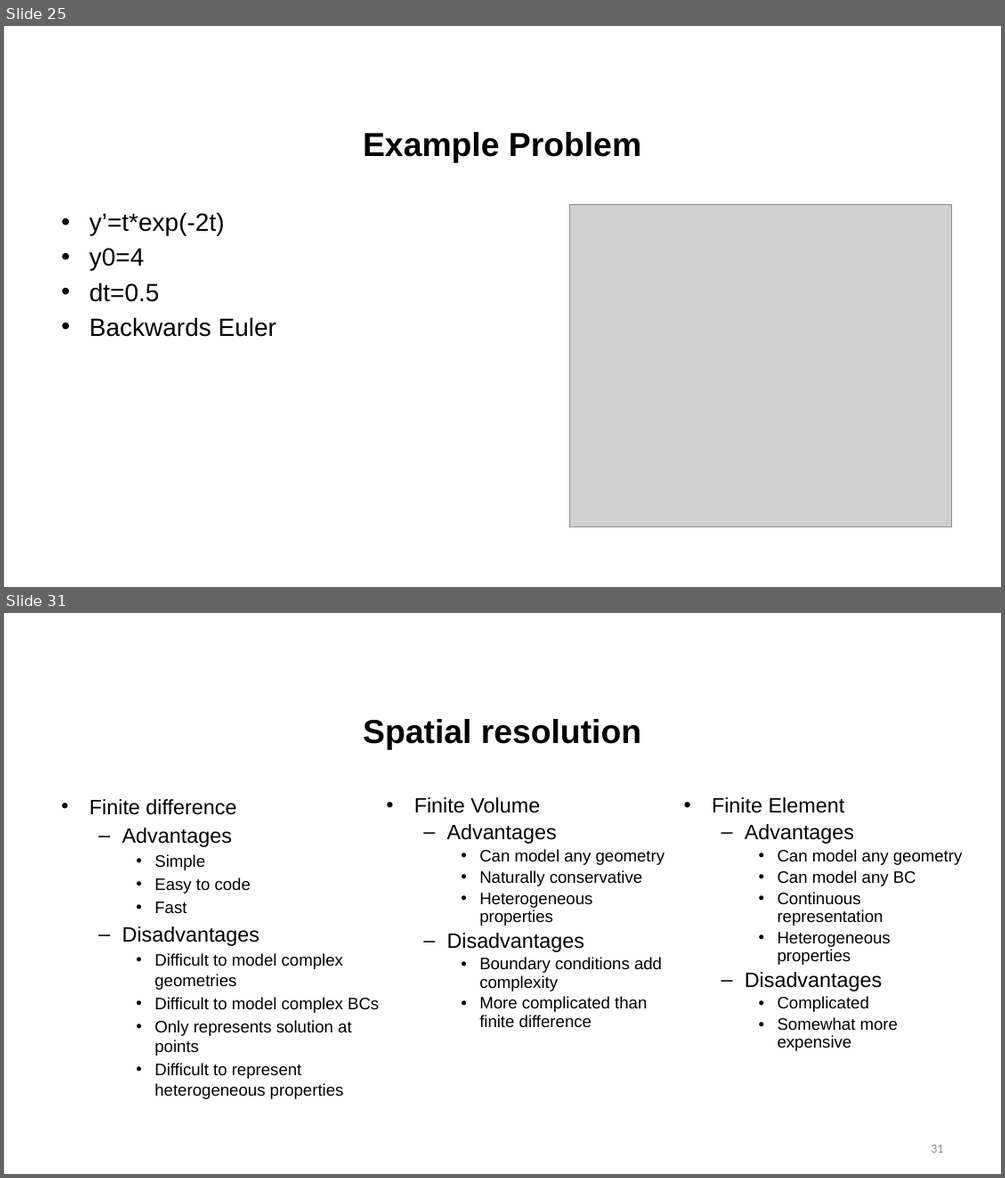
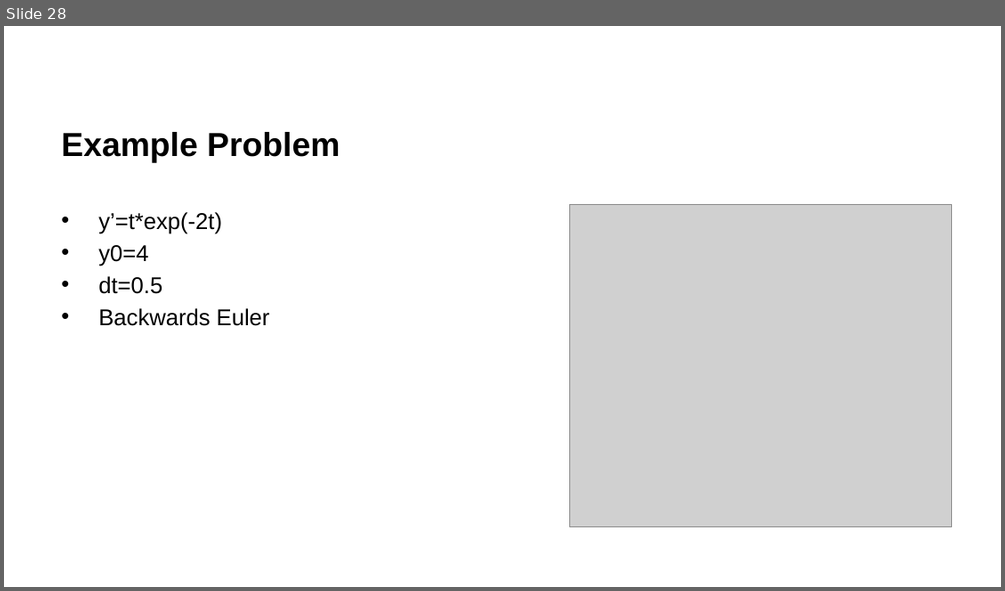
Before and after one commit to benbeeler/TEACHING, a slide deck: Nuclear_Fuel_Performance/NE533_Spring2026/Module1/Lec4_thermal_limits_kth_numerics.pptx. Shown one above the other, each under a label of ours: slides 25 and 31 before the commit, slide 28 after it; the slides between them are not shown. The pictures are 1005x1178 and 1005x591 pixels, drawn with LibreOffice and Linux fonts; fonts in the diff are those of the drawing; grey boxes stand for pictures; background and template pictures are left out. Boxes give left, top, right and bottom in pixels: in the first picture for what was removed or moved away, otherwise in the second. Text is boxed around its words. In the diff, an @@ line names an element or a change of style, - is before the commit and + after.

```diff
--- a/Nuclear_Fuel_Performance/NE533_Spring2026/Module1/Lec4_thermal_limits_kth_numerics.pptx
+++ b/Nuclear_Fuel_Performance/NE533_Spring2026/Module1/Lec4_thermal_limits_kth_numerics.pptx
@@ slide 31 removed at (4, 613, 1001, 1174), background #FFFFFF @@
@@ title removed at (363, 719, 641, 750) @@
-Spatial resolution
@@ text removed at (89, 799, 379, 1099) @@
-• Finite difference
-  – Advantages
-    • Simple
-    • Easy to code
-    • Fast
-  – Disadvantages
-    • Difficult to model complex geometries
-    • Difficult to model complex BCs
-    • Only represents solution at points
-    • Difficult to represent heterogeneous properties
@@ text removed at (414, 797, 665, 1028) @@
-• Finite Volume
-  – Advantages
-    • Can model any geometry
-    • Naturally conservative
-    • Heterogeneous properties
-  – Disadvantages
-    • Boundary conditions add complexity
-    • More complicated than finite difference
@@ text removed at (712, 797, 963, 1051) @@
-• Finite Element
-  – Advantages
-    • Can model any geometry
-    • Can model any BC
-    • Continuous representation
-    • Heterogeneous properties
-  – Disadvantages
-    • Complicated
-    • Somewhat more expensive
@@ page number removed at (930, 1144, 943, 1152) @@
-31
@@ what was slide 25 is now slide 28 @@
@@ slide 28 changed as well @@
@@ title "Example Problem" at (61, 132, 340, 163): alignment centre to left @@
@@ text "y’=t*exp(-2t)" at (98, 212, 270, 326): size 24 to 22 pt; indent changed @@
```
Also in this commit, not shown: 23 other slides changed, 4 slides added, 12 other slides removed, 4 other files.
